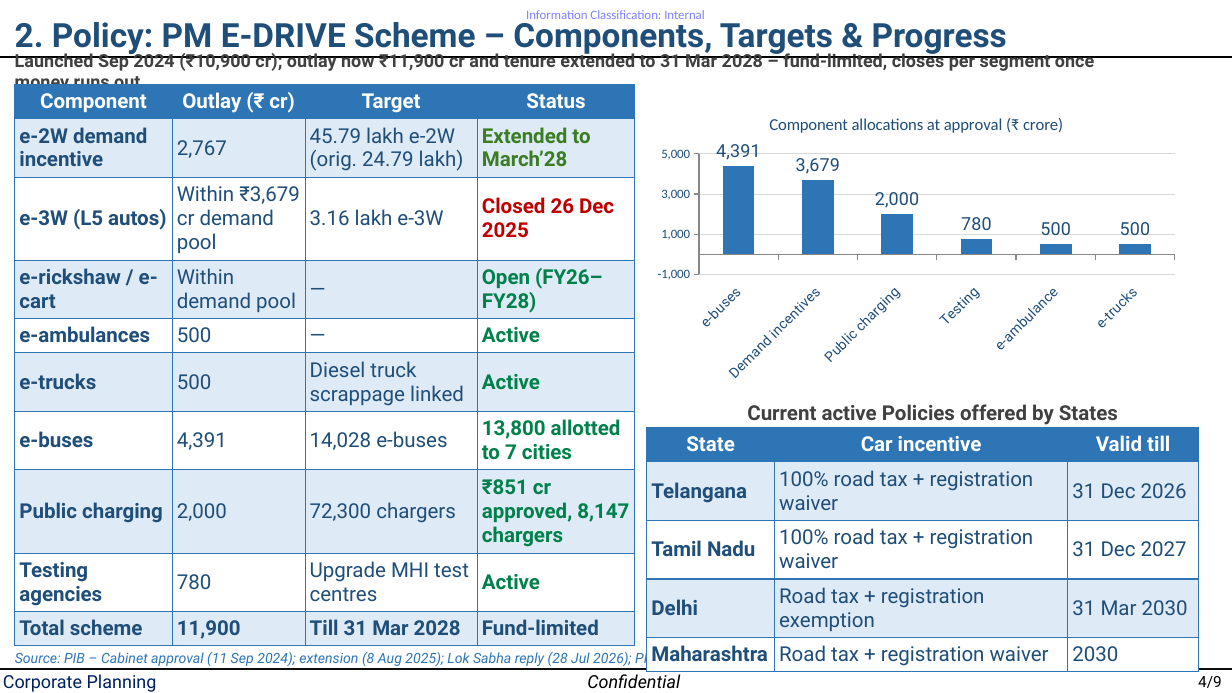
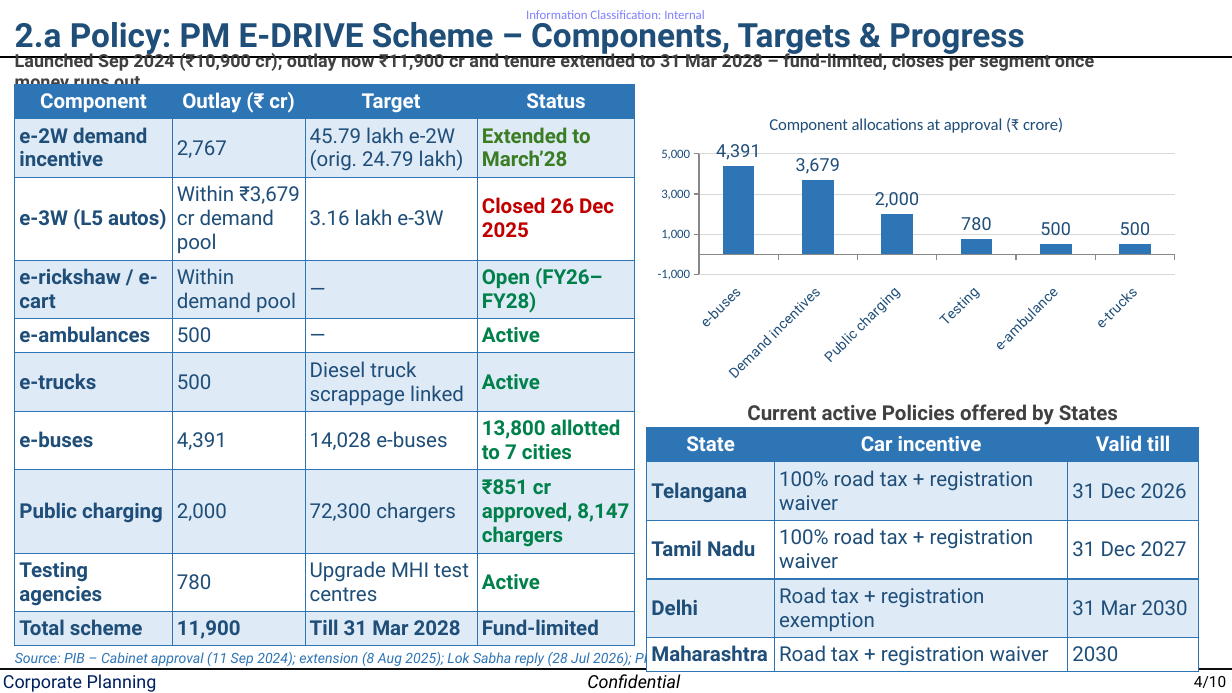
Before and after one commit to Crypto-ashish/ev, a slide deck: slide 5 of EV study.pptx. Drawn at 1232x693 pixels with LibreOffice and Linux fonts; fonts in the diff are those of the drawing. Boxes give left, top, right and bottom in pixels: in the first picture for what was removed or moved away, otherwise in the second. Text is boxed around its words. In the diff, an @@ line names an element or a change of style, - is before the commit and + after.

```diff
--- a/EV study.pptx
+++ b/EV study.pptx
@@ text at <box>15,17,1024,56</box>: text changed @@
-2. Policy: PM E-DRIVE Scheme – Components, Targets & Progress
+2.a Policy: PM E-DRIVE Scheme – Components, Targets & Progress
@@ text at <box>1194,676,1226,688</box>: text changed @@
-4/9
+4/10
```
Also in this commit, not shown: 8 other slides changed, 1 slide added.
